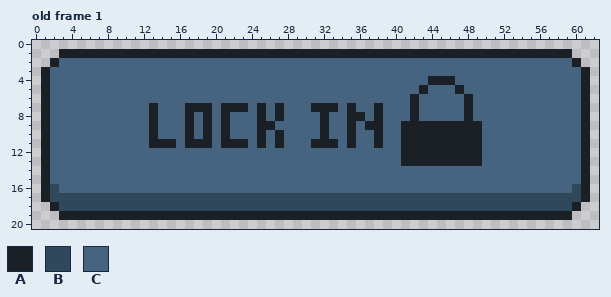
Two states of a pixel-art file, Assets/Art/UI/LockInButton.aseprite. The picture above was drawn from the file before the commit.
63x21 pixels, 4 frames. Shown: old frame 1. The commit also changed other frames, which this record leaves out.
Visible layers, top first: "Layer 2", "Layer 1".
Palette (. is transparent): A #1b2026  B #2f485c  C #466480
Pixels before, old frame 1, first column x 1:
 1 ..AAAAAAAAAAAAAAAAAAAAAAAAAAAAAAAAAAAAAAAAAAAAAAAAAAAAAAAAA..
 2 .ACCCCCCCCCCCCCCCCCCCCCCCCCCCCCCCCCCCCCCCCCCCCCCCCCCCCCCCCCA.
 3 ACCCCCCCCCCCCCCCCCCCCCCCCCCCCCCCCCCCCCCCCCCCCCCCCCCCCCCCCCCCA
 4 ACCCCCCCCCCCCCCCCCCCCCCCCCCCCCCCCCCCCCCCCCCAAACCCCCCCCCCCCCCA
 5 ACCCCCCCCCCCCCCCCCCCCCCCCCCCCCCCCCCCCCCCCCACCCACCCCCCCCCCCCCA
 6 ACCCCCCCCCCCCCCCCCCCCCCCCCCCCCCCCCCCCCCCCACCCCCACCCCCCCCCCCCA
 7 ACCCCCCCCCCCACCCAAACAAACACACCCAAACACCACCCACCCCCACCCCCCCCCCCCA
 8 ACCCCCCCCCCCACCCACACACCCACACCCCACCAACACCCACCCCCACCCCCCCCCCCCA
 9 ACCCCCCCCCCCACCCACACACCCAACCCCCACCACAACCAAAAAAAAACCCCCCCCCCCA
10 ACCCCCCCCCCCACCCACACACCCACACCCCACCACCACCAAAAAAAAACCCCCCCCCCCA
11 ACCCCCCCCCCCAAACAAACAAACACACCCAAACACCACCAAAAAAAAACCCCCCCCCCCA
12 ACCCCCCCCCCCCCCCCCCCCCCCCCCCCCCCCCCCCCCCAAAAAAAAACCCCCCCCCCCA
13 ACCCCCCCCCCCCCCCCCCCCCCCCCCCCCCCCCCCCCCCAAAAAAAAACCCCCCCCCCCA
14 ACCCCCCCCCCCCCCCCCCCCCCCCCCCCCCCCCCCCCCCCCCCCCCCCCCCCCCCCCCCA
15 ACCCCCCCCCCCCCCCCCCCCCCCCCCCCCCCCCCCCCCCCCCCCCCCCCCCCCCCCCCCA
16 ABCCCCCCCCCCCCCCCCCCCCCCCCCCCCCCCCCCCCCCCCCCCCCCCCCCCCCCCCCBA
17 ABBBBBBBBBBBBBBBBBBBBBBBBBBBBBBBBBBBBBBBBBBBBBBBBBBBBBBBBBBBA
18 .ABBBBBBBBBBBBBBBBBBBBBBBBBBBBBBBBBBBBBBBBBBBBBBBBBBBBBBBBBA.
19 ..AAAAAAAAAAAAAAAAAAAAAAAAAAAAAAAAAAAAAAAAAAAAAAAAAAAAAAAAA..
The result:
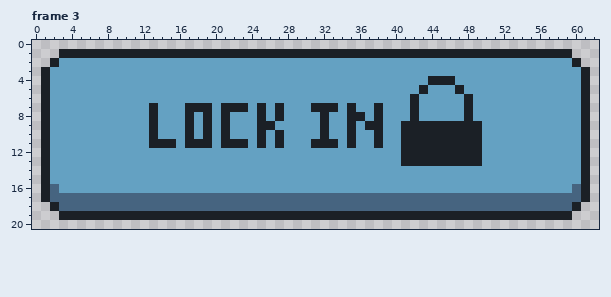
A new or re-ordered frame is compared with the old frame closest to it.
Change:
frames 4 -> 6
Colour B changes from #2f485c to #466480.
Colour C changes from #466480 to #64a1c2.
Changed places in both pictures, as pixel boxes (x1, y1, x2, y2):
changed: (50, 58, 581, 211)
